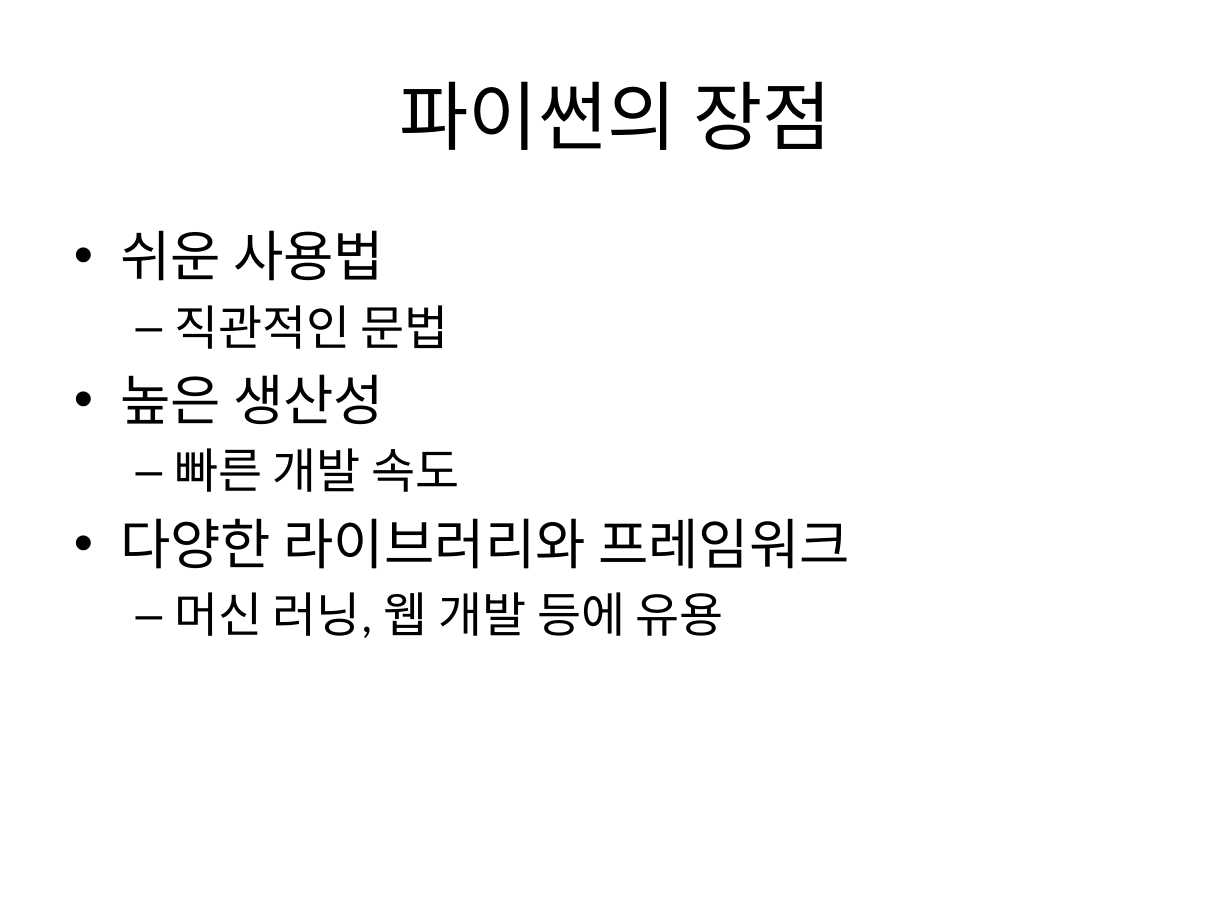
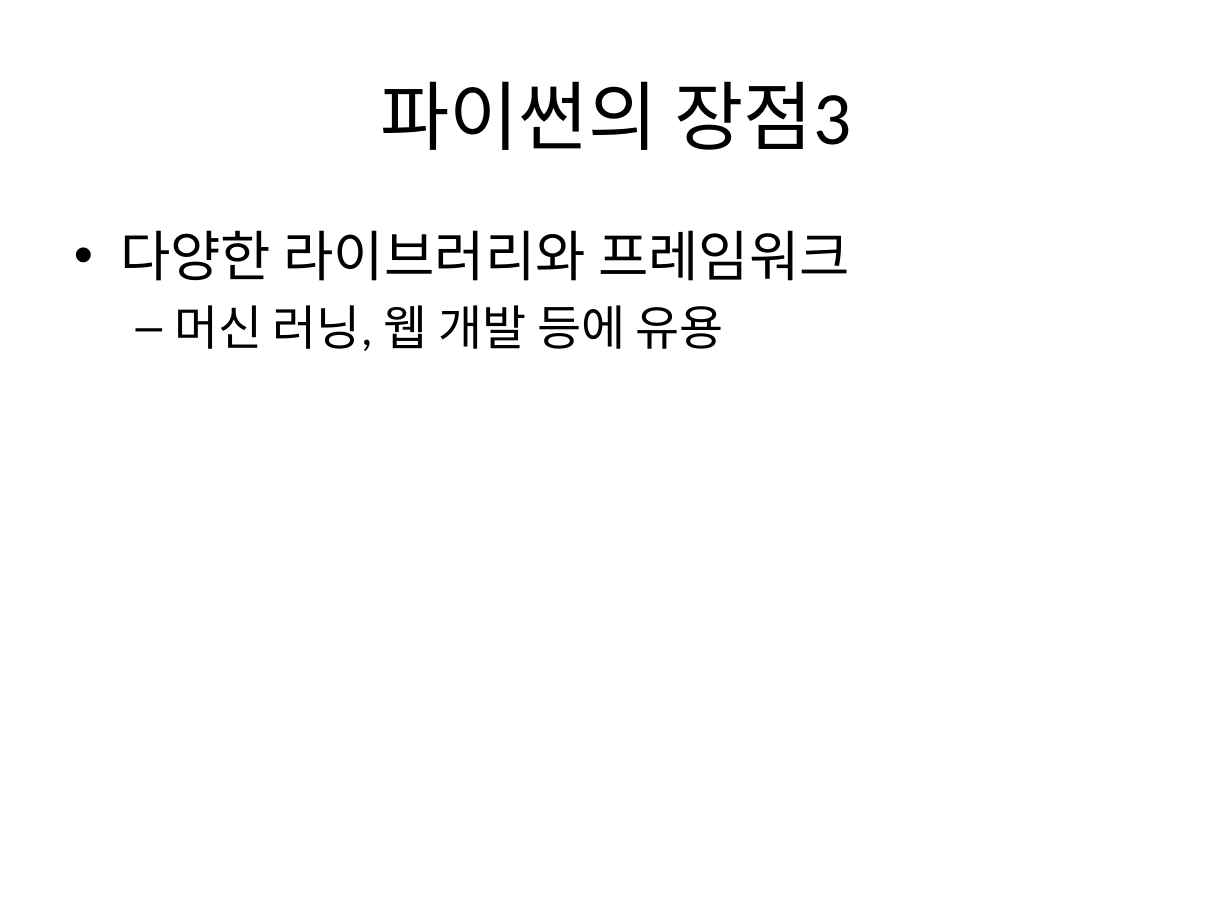
Before and after one commit to rdh0110/dhu_python, a slide deck: slide 3 of 일잘러/4_파워포인트/Presentation_with_list.pptx (slide 1 before the commit). Drawn at 1232x924 pixels with LibreOffice and Linux fonts; fonts in the diff are those of the drawing. Boxes give left, top, right and bottom in pixels: in the first picture for what was removed or moved away, otherwise in the second. Text is boxed around its words. In the diff, an @@ line names an element or a change of style, - is before the commit and + after.

```diff
--- a/일잘러/4_파워포인트/Presentation_with_list.pptx
+++ b/일잘러/4_파워포인트/Presentation_with_list.pptx
@@ title at (x1=380, y1=81, x2=851, y2=150): text changed @@
-파이썬의 장점
+파이썬의 장점3
@@ text at (x1=120, y1=230, x2=460, y2=492): paragraphs removed @@
-• 쉬운 사용법
-  – 직관적인 문법
-• 높은 생산성
-  – 빠른 개발 속도
```
Also in this commit, not shown: 2 slides added, 11 other files.
